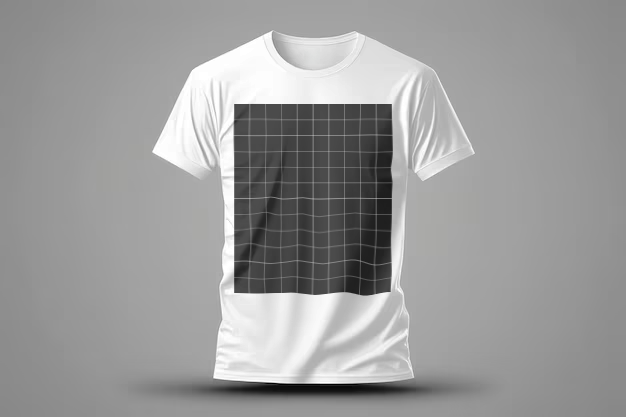
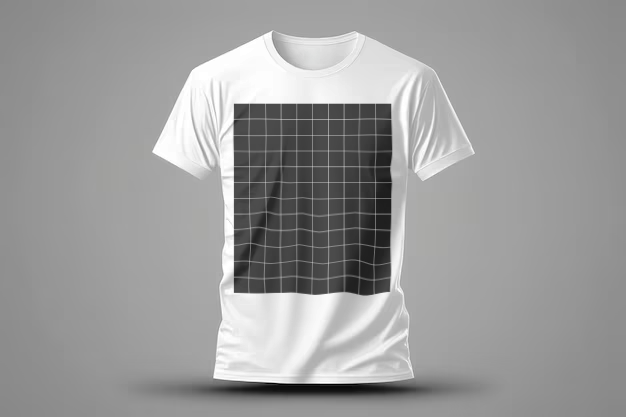
Layers edited between the first and the second 626px x 417px image:
painted on "Mockup Design Canvas" over 232, 103, 393, 296
